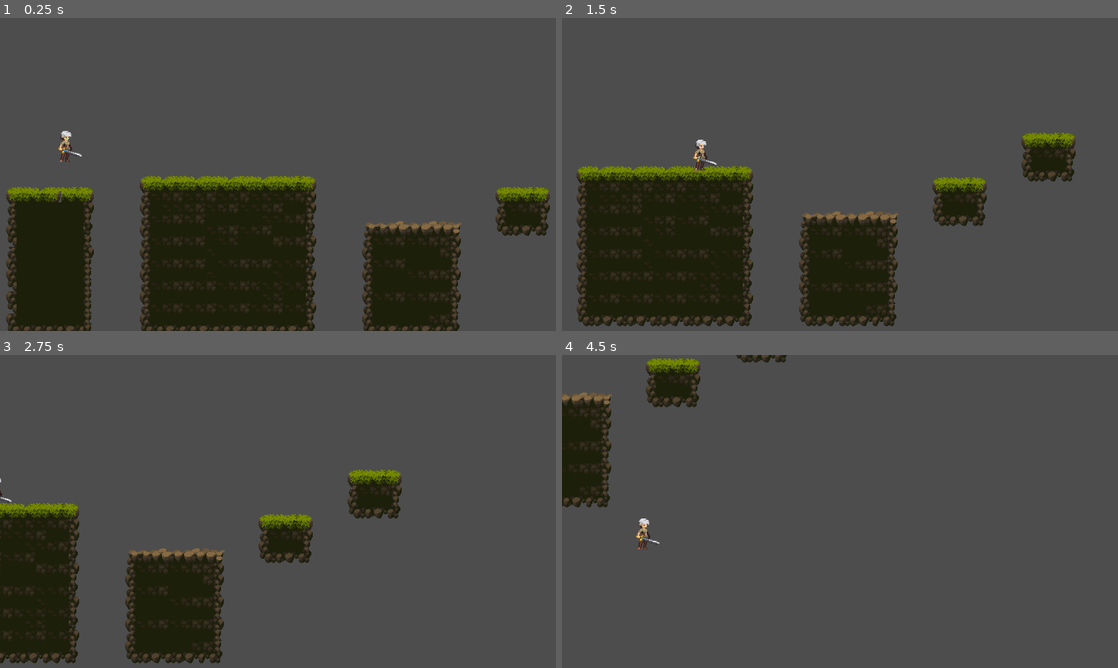
Above: before the commit, frames 1-4 (two rows, left to right).
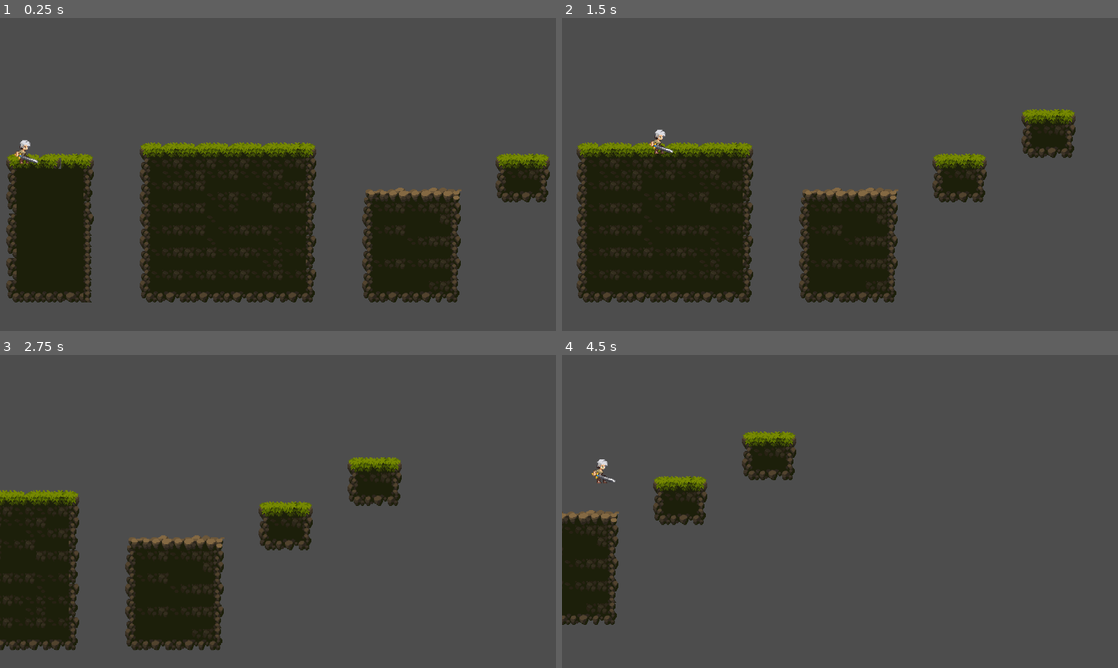
Above: after the commit, the same moments.

Repository: Jhay1212/Side-Scrolling
Game: Godot game, scene res://Scenes/test_level.tscn
The game is run twice, just before and just after one commit, with the same random seed, the same clock (stepped at 60 frames per second) and the same inputs.
Inputs:
- Up to frame 1 (0.25 s): no input
- Up to frame 2 (1.5 s): hold D (right) from 0.53 s (still down); tap Space (jump) at 0.6, 0.77, 1.07, 1.35 s
- Up to frame 3 (2.75 s): tap Space (jump) at 1.52, 1.82, 2.1 s; release D (right) at 2.03 s; hold A (left) from 2.03 s (still down)
- Up to frame 4 (4.5 s): release A (left) at 2.78 s; hold D (right) 2.78-4.28 s; tap Space (jump) at 2.85, 3.02, 3.32, 3.6, 3.77, 4.07, 4.35 s; hold A (left) from 4.28 s (still down)

The runs differ from the first frame. In frame 1, 19% of the frame differs, in the area x 1-99%, y 36-100%; in frame 2, 14%; in frame 3, 6.9%; in frame 4, 11%.

Commit message:
Started player animation by animated sprite 2d

Diff:
--- a/Scenes/Player.tscn
+++ b/Scenes/Player.tscn
@@ -1,7 +1,250 @@
-[gd_scene load_steps=4 format=3 uid="uid://fnbi7i0ut3ol"]
+[gd_scene load_steps=39 format=3 uid="uid://fnbi7i0ut3ol"]
 
 [ext_resource type="Texture2D" uid="uid://bqpgvv557ij8w" path="res://art/Legacy-Fantasy - High Forest 2.3/Character/Idle/Idle-Sheet.png" id="1_5dkv8"]
 [ext_resource type="Script" path="res://Scenes/Player.gd" id="1_idl20"]
+[ext_resource type="Texture2D" uid="uid://cn26s8tgl0vfb" path="res://art/Legacy-Fantasy - High Forest 2.3/Character/Run/Run-Sheet.png" id="3_4al6j"]
+[ext_resource type="Texture2D" uid="uid://cbbijh47lffb5" path="res://art/Legacy-Fantasy - High Forest 2.3/Character/Jumlp-All/Jump-All-Sheet.png" id="3_6syju"]
+[ext_resource type="Texture2D" uid="uid://cqsn4sahxhih" path="res://art/Legacy-Fantasy - High Forest 2.3/Character/Jump-Start/Jump-Start-Sheet.png" id="4_mmqex"]
+
+[sub_resource type="AtlasTexture" id="AtlasTexture_4hyl8"]
+atlas = ExtResource("1_5dkv8")
+region = Rect2(0, 0, 64, 80)
+
+[sub_resource type="AtlasTexture" id="AtlasTexture_nru3q"]
+atlas = ExtResource("1_5dkv8")
+region = Rect2(64, 0, 64, 80)
+
+[sub_resource type="AtlasTexture" id="AtlasTexture_mg1fd"]
+atlas = ExtResource("1_5dkv8")
+region = Rect2(128, 0, 64, 80)
+
+[sub_resource type="AtlasTexture" id="AtlasTexture_ct0rw"]
+atlas = ExtResource("1_5dkv8")
+region = Rect2(192, 0, 64, 80)
+
+[sub_resource type="AtlasTexture" id="AtlasTexture_beffu"]
+atlas = ExtResource("3_6syju")
+region = Rect2(0, 0, 64, 64)
+
+[sub_resource type="AtlasTexture" id="AtlasTexture_ty40m"]
+atlas = ExtResource("3_6syju")
+region = Rect2(64, 0, 64, 64)
+
+[sub_resource type="AtlasTexture" id="AtlasTexture_15vrb"]
+atlas = ExtResource("3_6syju")
+region = Rect2(128, 0, 64, 64)
+
+[sub_resource type="AtlasTexture" id="AtlasTexture_wtxl6"]
+atlas = ExtResource("3_6syju")
+region = Rect2(192, 0, 64, 64)
+
+[sub_resource type="AtlasTexture" id="AtlasTexture_0jndr"]
+atlas = ExtResource("3_6syju")
+region = Rect2(256, 0, 64, 64)
+
+[sub_resource type="AtlasTexture" id="AtlasTexture_xl6cv"]
+atlas = ExtResource("3_6syju")
+region = Rect2(320, 0, 64, 64)
+
+[sub_resource type="AtlasTexture" id="AtlasTexture_2qd0f"]
+atlas = ExtResource("3_6syju")
+region = Rect2(384, 0, 64, 64)
+
+[sub_resource type="AtlasTexture" id="AtlasTexture_3itkk"]
+atlas = ExtResource("3_6syju")
+region = Rect2(448, 0, 64, 64)
+
+[sub_resource type="AtlasTexture" id="AtlasTexture_4dqp0"]
+atlas = ExtResource("3_6syju")
+region = Rect2(512, 0, 64, 64)
+
+[sub_resource type="AtlasTexture" id="AtlasTexture_rtwrq"]
+atlas = ExtResource("3_6syju")
+region = Rect2(576, 0, 64, 64)
+
+[sub_resource type="AtlasTexture" id="AtlasTexture_lg4ts"]
+atlas = ExtResource("3_6syju")
+region = Rect2(640, 0, 64, 64)
+
+[sub_resource type="AtlasTexture" id="AtlasTexture_xr11v"]
+atlas = ExtResource("3_6syju")
+region = Rect2(704, 0, 64, 64)
+
+[sub_resource type="AtlasTexture" id="AtlasTexture_vr3au"]
+atlas = ExtResource("3_6syju")
+region = Rect2(768, 0, 64, 64)
+
+[sub_resource type="AtlasTexture" id="AtlasTexture_4qkql"]
+atlas = ExtResource("3_6syju")
+region = Rect2(832, 0, 64, 64)
+
+[sub_resource type="AtlasTexture" id="AtlasTexture_rqobu"]
+atlas = ExtResource("3_6syju")
+region = Rect2(896, 0, 64, 64)
+
+[sub_resource type="AtlasTexture" id="AtlasTexture_yvvbt"]
+atlas = ExtResource("4_mmqex")
+region = Rect2(0, 0, 64, 64)
+
+[sub_resource type="AtlasTexture" id="AtlasTexture_qerlw"]
+atlas = ExtResource("4_mmqex")
+region = Rect2(64, 0, 64, 64)
+
+[sub_resource type="AtlasTexture" id="AtlasTexture_pxq85"]
+atlas = ExtResource("4_mmqex")
+region = Rect2(128, 0, 64, 64)
+
+[sub_resource type="AtlasTexture" id="AtlasTexture_ekw4n"]
+atlas = ExtResource("4_mmqex")
+region = Rect2(192, 0, 64, 64)
+
+[sub_resource type="AtlasTexture" id="AtlasTexture_cqple"]
+atlas = ExtResource("3_4al6j")
+region = Rect2(0, 0, 80, 80)
+
+[sub_resource type="AtlasTexture" id="AtlasTexture_2wqr2"]
+atlas = ExtResource("3_4al6j")
+region = Rect2(80, 0, 80, 80)
+
+[sub_resource type="AtlasTexture" id="AtlasTexture_i76f7"]
+atlas = ExtResource("3_4al6j")
+region = Rect2(160, 0, 80, 80)
+
+[sub_resource type="AtlasTexture" id="AtlasTexture_xq61j"]
+atlas = ExtResource("3_4al6j")
+region = Rect2(240, 0, 80, 80)
+
+[sub_resource type="AtlasTexture" id="AtlasTexture_t8xmt"]
+atlas = ExtResource("3_4al6j")
+region = Rect2(320, 0, 80, 80)
+
+[sub_resource type="AtlasTexture" id="AtlasTexture_hffyq"]
+atlas = ExtResource("3_4al6j")
+region = Rect2(400, 0, 80, 80)
+
+[sub_resource type="AtlasTexture" id="AtlasTexture_15k64"]
+atlas = ExtResource("3_4al6j")
+region = Rect2(480, 0, 80, 80)
+
+[sub_resource type="AtlasTexture" id="AtlasTexture_jlcey"]
+atlas = ExtResource("3_4al6j")
+region = Rect2(560, 0, 80, 80)
+
+[sub_resource type="SpriteFrames" id="SpriteFrames_t41ri"]
+animations = [{
+"frames": [{
+"duration": 1.0,
+"texture": SubResource("AtlasTexture_4hyl8")
+}, {
+"duration": 1.0,
+"texture": SubResource("AtlasTexture_nru3q")
+}, {
+"duration": 1.0,
+"texture": SubResource("AtlasTexture_mg1fd")
+}, {
+"duration": 1.0,
+"texture": SubResource("AtlasTexture_ct0rw")
+}],
+"loop": true,
+"name": &"idle",
+"speed": 5.0
+}, {
+"frames": [{
+"duration": 1.0,
+"texture": SubResource("AtlasTexture_beffu")
+}, {
+"duration": 1.0,
+"texture": SubResource("AtlasTexture_ty40m")
+}, {
+"duration": 1.0,
+"texture": SubResource("AtlasTexture_15vrb")
+}, {
+"duration": 1.0,
+"texture": SubResource("AtlasTexture_wtxl6")
+}, {
+"duration": 1.0,
+"texture": SubResource("AtlasTexture_0jndr")
+}, {
+"duration": 1.0,
+"texture": SubResource("AtlasTexture_xl6cv")
+}, {
+"duration": 1.0,
+"texture": SubResource("AtlasTexture_2qd0f")
+}, {
+"duration": 1.0,
+"texture": SubResource("AtlasTexture_3itkk")
+}, {
+"duration": 1.0,
+"texture": SubResource("AtlasTexture_4dqp0")
+}, {
+"duration": 1.0,
+"texture": SubResource("AtlasTexture_rtwrq")
+}, {
+"duration": 1.0,
+"texture": SubResource("AtlasTexture_lg4ts")
+}, {
+"duration": 1.0,
+"texture": SubResource("AtlasTexture_xr11v")
+}, {
+"duration": 1.0,
+"texture": SubResource("AtlasTexture_vr3au")
+}, {
+"duration": 1.0,
+"texture": SubResource("AtlasTexture_4qkql")
+}, {
+"duration": 1.0,
+"texture": SubResource("AtlasTexture_rqobu")
+}],
+"loop": true,
+"name": &"jump",
+"speed": 5.0
+}, {
+"frames": [{
+"duration": 1.0,
+"texture": SubResource("AtlasTexture_yvvbt")
+}, {
+"duration": 1.0,
+"texture": SubResource("AtlasTexture_qerlw")
+}, {
+"duration": 1.0,
+"texture": SubResource("AtlasTexture_pxq85")
+}, {
+"duration": 1.0,
+"texture": SubResource("AtlasTexture_ekw4n")
+}],
+"loop": true,
+"name": &"jump start",
+"speed": 5.0
+}, {
+"frames": [{
+"duration": 1.0,
+"texture": SubResource("AtlasTexture_cqple")
+}, {
+"duration": 1.0,
+"texture": SubResource("AtlasTexture_2wqr2")
+}, {
+"duration": 1.0,
+"texture": SubResource("AtlasTexture_i76f7")
+}, {
+"duration": 1.0,
+"texture": SubResource("AtlasTexture_xq61j")
+}, {
+"duration": 1.0,
+"texture": SubResource("AtlasTexture_t8xmt")
+}, {
+"duration": 1.0,
+"texture": SubResource("AtlasTexture_hffyq")
+}, {
+"duration": 1.0,
+"texture": SubResource("AtlasTexture_15k64")
+}, {
+"duration": 1.0,
+"texture": SubResource("AtlasTexture_jlcey")
+}],
+"loop": true,
+"name": &"run",
+"speed": 5.0
+}]
 
 [sub_resource type="CapsuleShape2D" id="CapsuleShape2D_na1af"]
 radius = 8.0
@@ -11,12 +254,10 @@
 position = Vector2(0, 1)
 script = ExtResource("1_idl20")
 
+[node name="AnimatedSprite2D" type="AnimatedSprite2D" parent="."]
+sprite_frames = SubResource("SpriteFrames_t41ri")
+animation = &"jump start"
+
 [node name="CollisionShape2D" type="CollisionShape2D" parent="."]
-position = Vector2(335, 350)
+position = Vector2(0, -1)
 shape = SubResource("CapsuleShape2D_na1af")
-
-[node name="Sprite" type="Sprite2D" parent="."]
-position = Vector2(334, 351)
-scale = Vector2(1, 0.925)
-texture = ExtResource("1_5dkv8")
-hframes = 4
--- a/Scenes/test_level.tscn
+++ b/Scenes/test_level.tscn
@@ -1430,15 +1430,15 @@
 layer_0/tile_data = PackedInt32Array(1769533, 0, 1, 1835069, 0, 2, 1900605, 0, 3, 1966141, 0, 4, 1769534, 65536, 1, 183 …(9509 unchanged characters)…
 
 [node name="Player" parent="." instance=ExtResource("2_gmo5s")]
-position = Vector2(-104, 64)
+position = Vector2(176, 456)
 
 [node name="RemoteTransform2D" type="RemoteTransform2D" parent="Player"]
-position = Vector2(784, 416)
+position = Vector2(424, 224)
 remote_path = NodePath("Camera2D")
 use_global_coordinates = false
 
 [node name="Camera2D" type="Camera2D" parent="Player/RemoteTransform2D"]
-position = Vector2(-144, -8)
+position = Vector2(-64, -160)
 zoom = Vector2(1.6, 1.6)
 process_callback = 0
 position_smoothing_enabled = true
